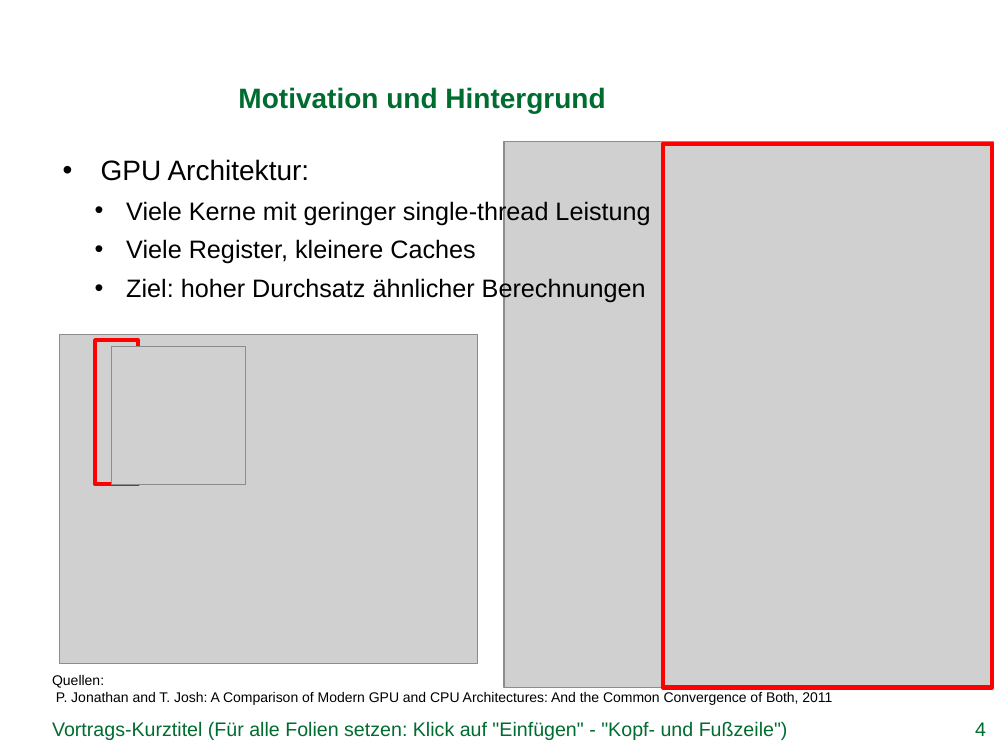
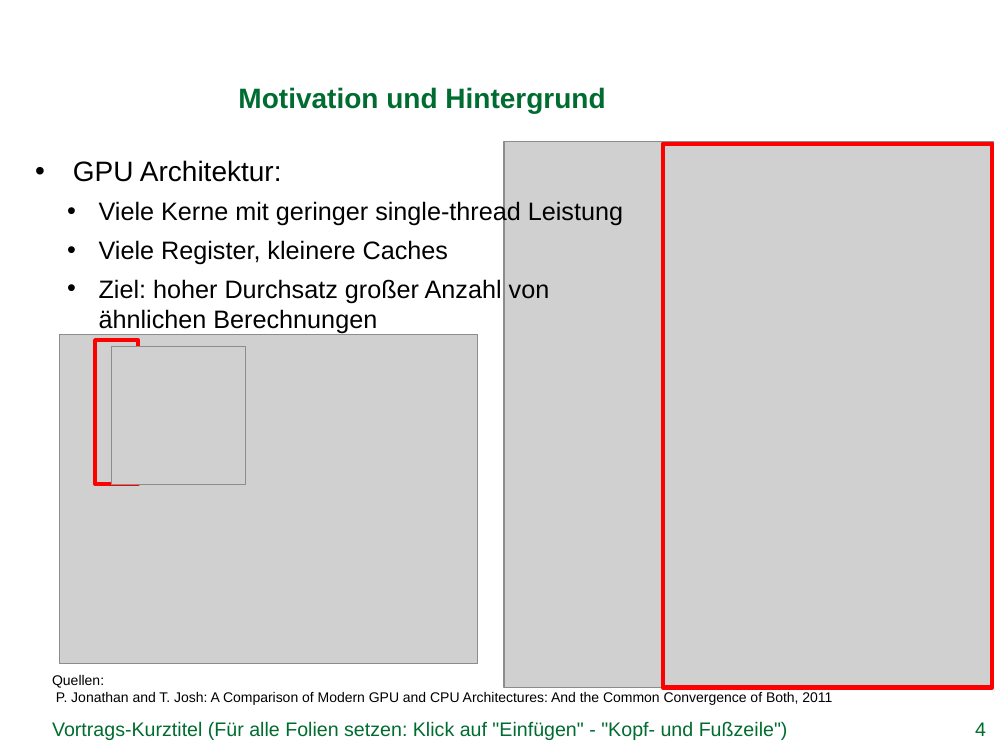
Before and after one commit to DominikBitzer/cuda_project, a slide deck: slide 4 of CUDA_presentation.pptx. Drawn at 1008x756 pixels with LibreOffice and Linux fonts; fonts in the diff are those of the drawing; grey boxes stand for pictures; background and template pictures are left out. Boxes give left, top, right and bottom in pixels: in the first picture for what was removed or moved away, otherwise in the second. Text is boxed around its words. In the diff, an @@ line names an element or a change of style, - is before the commit and + after.

Commit message:
Updated presentation

```diff
--- a/CUDA_presentation.pptx
+++ b/CUDA_presentation.pptx
@@ text "GPU Architektur:": place and size @@
-text "GPU Architektur:" at (101, 159, 650, 303)
+text "GPU Architektur:" at (73, 160, 623, 334)
@@ text at (99, 279, 550, 334): text changed @@
-  • Ziel: hoher Durchsatz ähnlicher Berechnungen
+  • Ziel: hoher Durchsatz großer Anzahl von
+    ähnlichen Berechnungen
```
Also in this commit, not shown: 2 other slides changed, 4 slides added.
